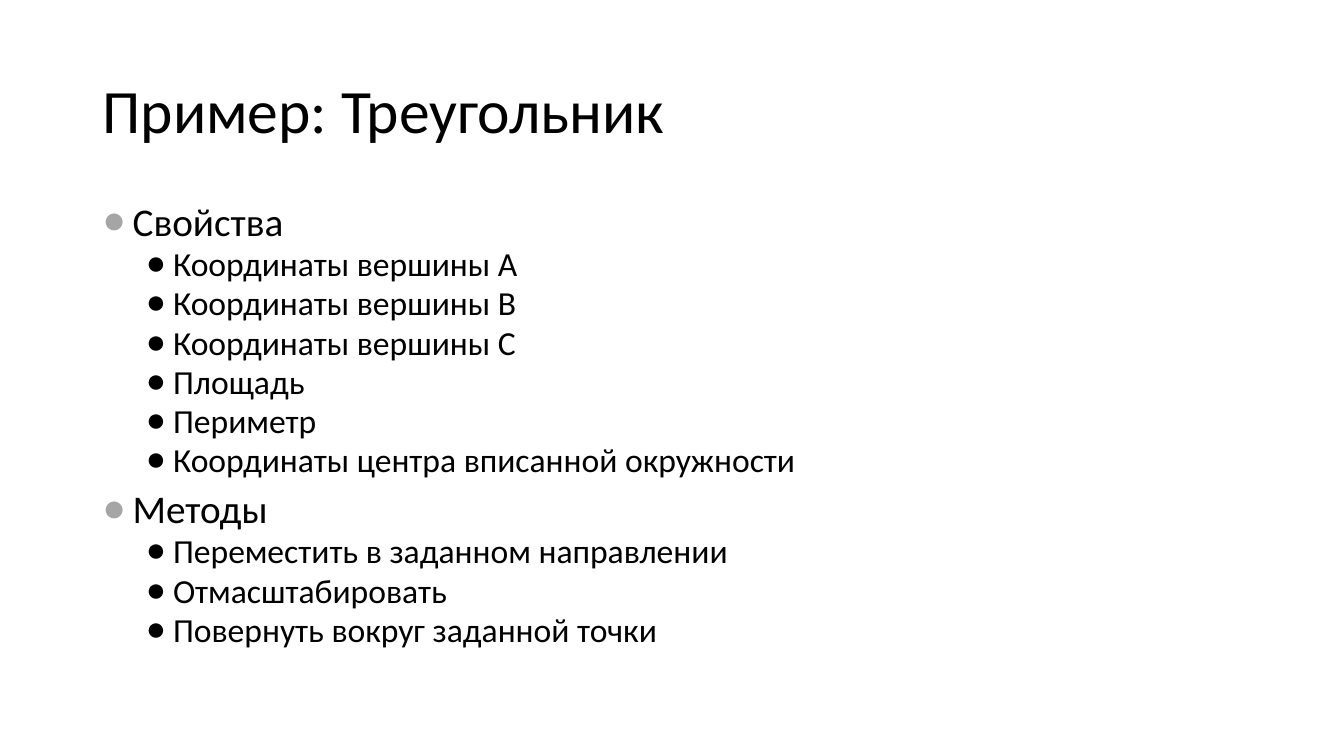
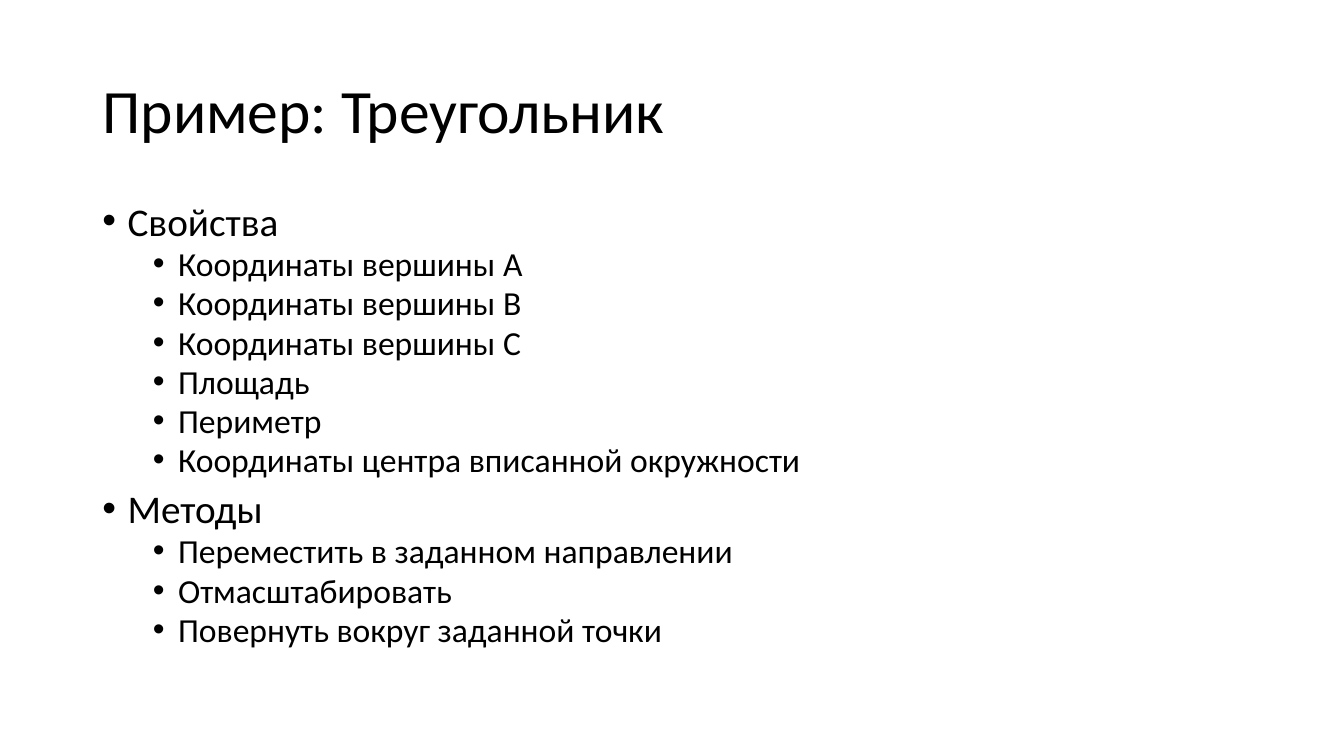
Before and after one commit to alexey-malov/oop, a slide deck: slide 48 of lectures/02/Основы ООП.pptx (slide 45 before the commit). Drawn at 1344x756 pixels with LibreOffice and Linux fonts; fonts in the diff are those of the drawing. Boxes give left, top, right and bottom in pixels: in the first picture for what was removed or moved away, otherwise in the second. Text is boxed around its words. In the diff, an @@ line names an element or a change of style, - is before the commit and + after.

```diff
--- a/lectures/02/Основы ООП.pptx
+++ b/lectures/02/Основы ООП.pptx
@@ text "Свойства" at <box>128,209,800,648</box>: bullet ● to • @@
```
Also in this commit, not shown: 5 other slides changed, 3 slides added, 1 slide removed, 1 other file.
